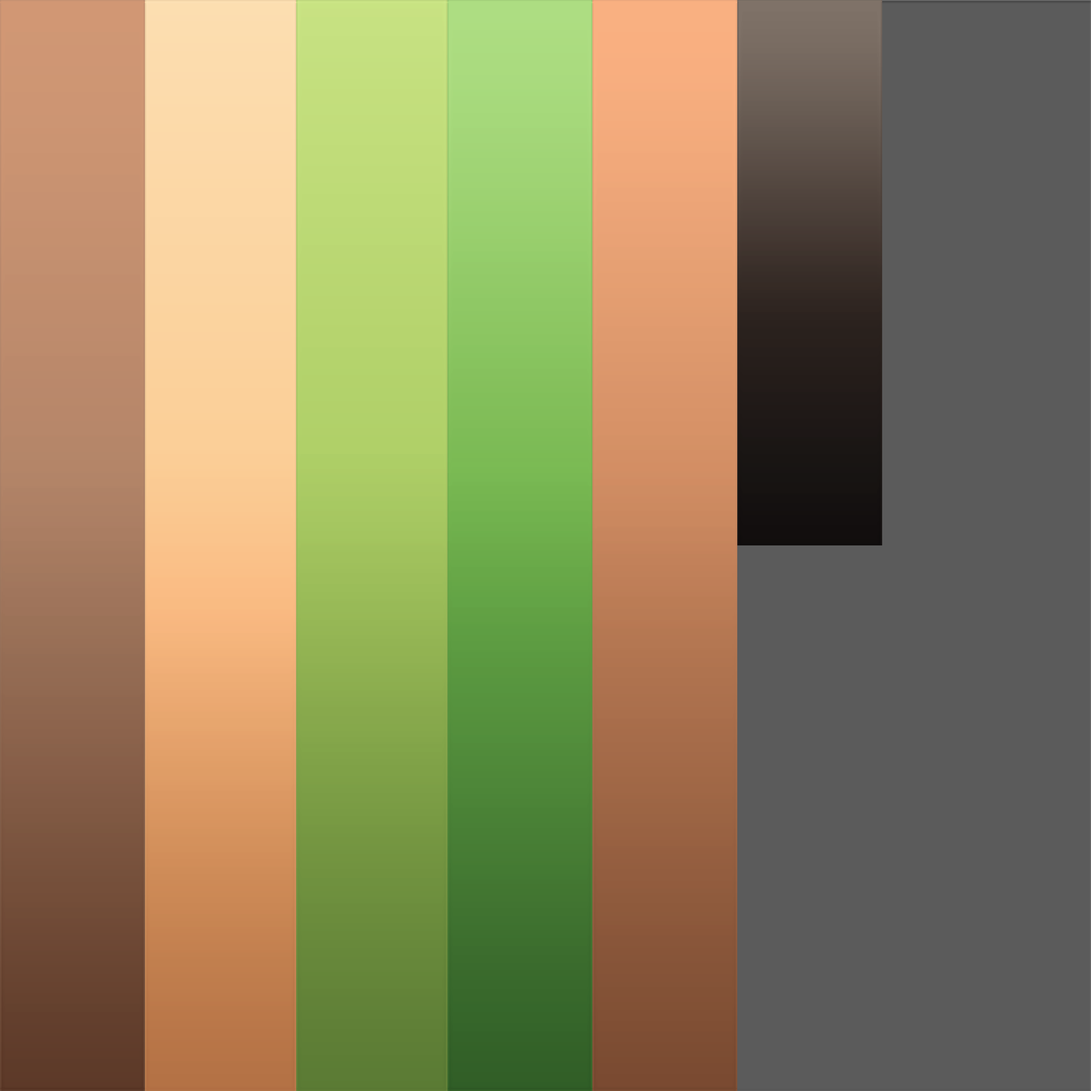
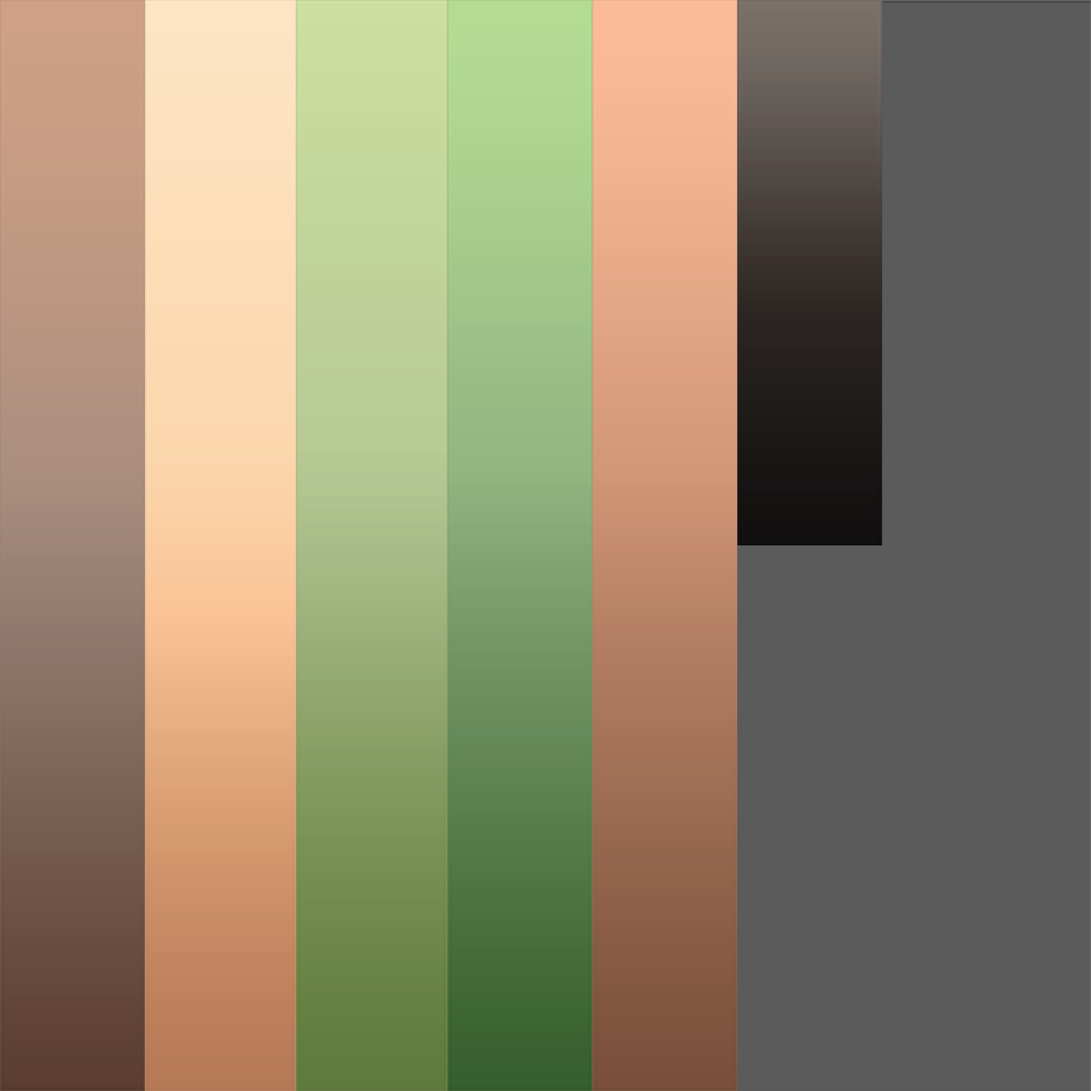
Layer changes from the first 1091 x 1091 image to the second:
pixels changed over [0, 0, 883, 1091] (layer not identified)
